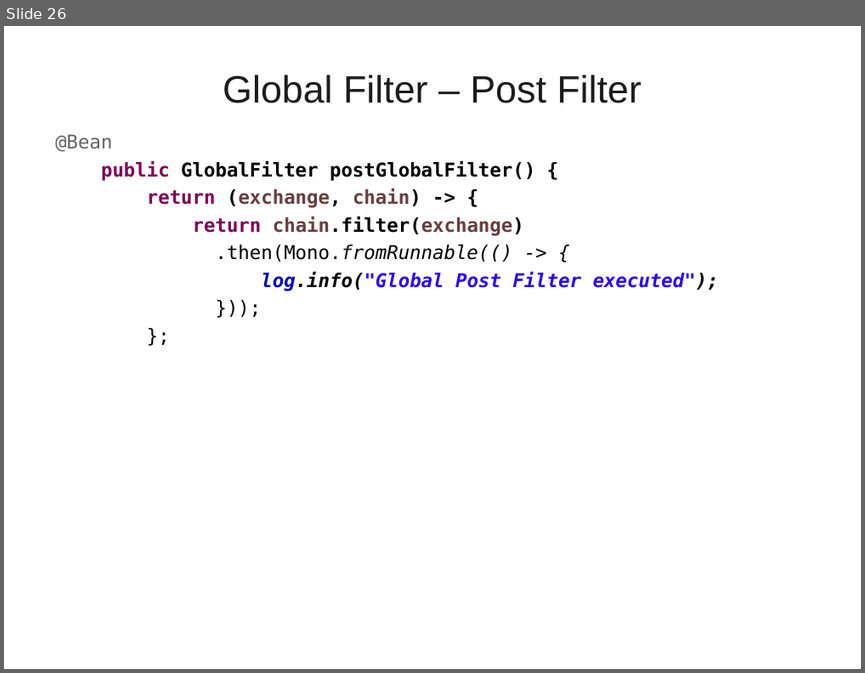
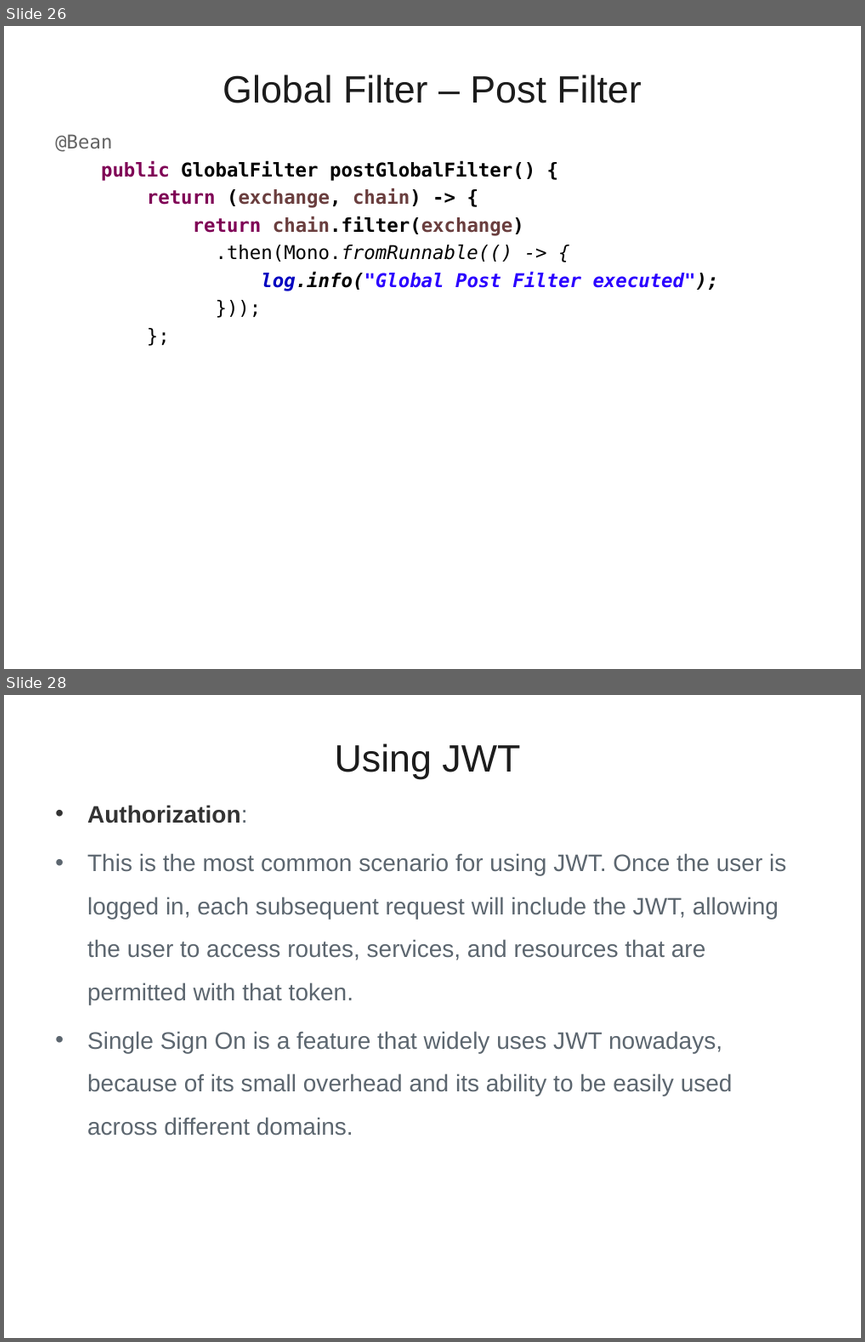
Before and after one commit to vatsanTraining/freshers_dec_2021, a slide deck: MicroService_Module_2.ppt. Shown one above the other, each under a label of ours: slide 26 before the commit, slides 26 and 28 after it; the slides between them are not shown. The pictures are 865x673 and 865x1342 pixels, drawn with LibreOffice and Linux fonts; fonts in the diff are those of the drawing; background and template pictures are left out. Boxes give left, top, right and bottom in pixels: in the first picture for what was removed or moved away, otherwise in the second. Text is boxed around its words. In the diff, an @@ line names an element or a change of style, - is before the commit and + after.

```diff
--- a/MicroService_Module_2.ppt
+++ b/MicroService_Module_2.ppt
@@ slide 28 added at bbox=[4, 695, 861, 1338], background picture (left out) @@
@@ title added at bbox=[335, 743, 520, 779], 32 pt, text #1C1C1C @@
+Using JWT
@@ text added at bbox=[87, 805, 786, 1135], 20 pt, text #5C666F @@
+• Authorization:
+• This is the most common scenario for using JWT. Once the user is logged in, each subsequent request will include the JWT, allowing the user to access routes, services, and resources that are permitted with that token.
+• Single Sign On is a feature that widely uses JWT nowadays, because of its small overhead and its ability to be easily used across different domains.
```
Also in this commit, not shown: 44 other slides added.
